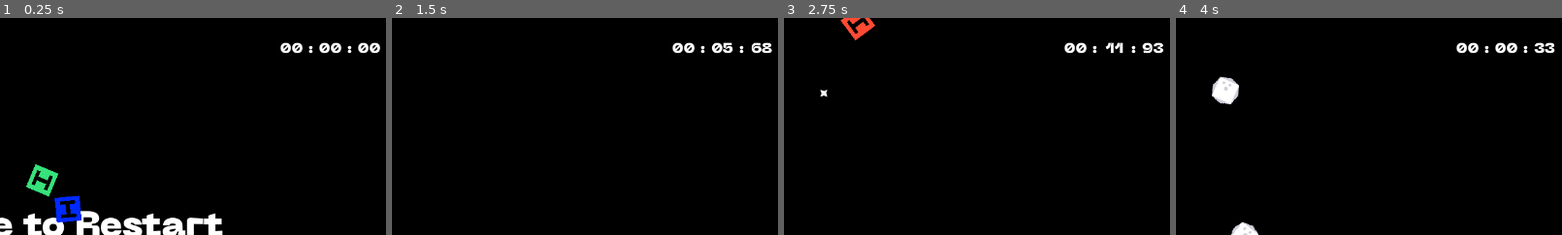
Above: before the commit, frames 1-4 (left to right).
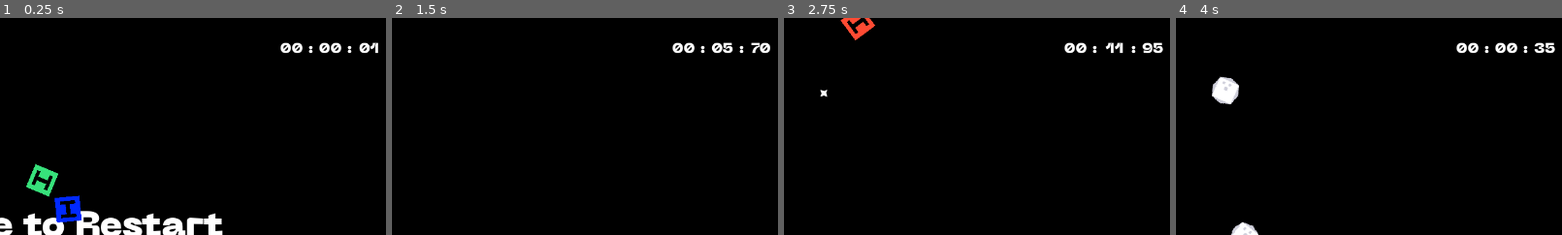
Above: after the commit, the same moments.

Repository: chrissearle/asteroids_starter
Game: Godot game, scene res://World.tscn
The game is run twice, just before and just after one commit, with the same random seed, the same clock (stepped at 60 frames per second) and the same inputs.
Inputs:
- Up to frame 1 (0.25 s): no input
- Up to frame 2 (1.5 s): tap Space (ui_select) at 0.5, 0.6, 1.35 s; hold Right (ui_right) 0.53-1.28 s; tap Enter (ui_accept) at 0.77 s; hold Left (ui_left) from 1.28 s (still down)
- Up to frame 3 (2.75 s): tap Enter (ui_accept) at 1.52 s; release Left (ui_left) at 2.03 s; hold Right (ui_right) from 2.03 s (still down); tap Space (ui_select) at 2.1 s
- Up to frame 4 (4 s): release Right (ui_right) at 2.78 s; hold Up (ui_up) 2.78-3.53 s; tap Space (ui_select) at 2.85, 3.5, 3.6 s; tap Enter (ui_accept) at 3.02, 3.77 s; hold Left (ui_left) from 3.53 s (still down)
The pictures show only the part of the screen within x 50-100%, y 0-50%; the shares and areas given below are measured in that part.

The runs differ from the first frame. In frame 1, 0.2% of the frame differs, in the area x 92-99%, y 11-17%; in frame 2, 0.2%; in frame 3, less than 0.1%; in frame 4, less than 0.1%.

Commit message:
ScoreTime autoload

Diff:
--- /dev/null
+++ b/game/Globals/ScoreTime.gd
@@ -0,0 +1,18 @@
+extends Node
+
+var time_elapsed := 0.0
+
+func reset() -> void:
+	time_elapsed = 0.0
+
+func minutes() -> float:
+	return time_elapsed / 60
+
+func seconds() -> float:
+	return fmod(time_elapsed, 60)
+
+func milliseconds() -> float:
+	return fmod(time_elapsed, 1) * 100
+
+func add(val: float) -> void:
+	time_elapsed += val
--- a/game/Player/Player.gd
+++ b/game/Player/Player.gd
@@ -35,7 +35,7 @@
 		bullet_instance.set_direction(rotation)
 		get_parent().add_child(bullet_instance)
 		AudioManager.play("res://Sounds/shoot.wav")
-		get_parent().bullet_fired()
+		ScoreTime.add(5)
 		bullet_instance.hit.connect(bullet_hit)
 
 func bullet_hit(area: Asteroid) -> void:
--- a/game/TimeDisplay.gd
+++ b/game/TimeDisplay.gd
@@ -4,7 +4,7 @@
 @onready var seconds_label: = $Seconds
 @onready var milliseconds_label: = $Milliseconds
 
-func set_time(minutes, seconds, milliseconds):
-	minutes_label.text = "%02d" % [minutes]
-	seconds_label.text = "%02d" % [seconds]
-	milliseconds_label.text = "%02d" % [milliseconds]
+func _process(delta: float) -> void:
+	minutes_label.text = "%02d" % [ScoreTime.minutes()]
+	seconds_label.text = "%02d" % [ScoreTime.seconds()]
+	milliseconds_label.text = "%02d" % [ScoreTime.milliseconds()]
--- a/game/World.gd
+++ b/game/World.gd
@@ -38,8 +38,6 @@
 var asteroid_count: = 0
 var break_count: = 3
 
-var time_elapsed := 0.0
-
 var alive: = true
 
 func _ready() -> void:
@@ -51,33 +49,23 @@
 	for _i in range(start_count):
 		build_asteroid(true)
 
-	time_elapsed = 0.0
+	ScoreTime.reset()
 
 func _process(delta: float) -> void:
-	var minutes = time_elapsed / 60
-	var seconds = fmod(time_elapsed, 60)
-	var milliseconds = fmod(time_elapsed, 1) * 100
-
 	if (asteroid_count <= 0 or not alive):
 		restart_label.visible = true
 		final_time_label.visible = true
-		final_time_label.text = "Time %02d:%02d:%02d" % [minutes, seconds, milliseconds]
+		final_time_label.text = "Time %02d:%02d:%02d" % [ScoreTime.minutes(), ScoreTime.seconds(), ScoreTime.milliseconds()]
 
 		if Input.is_action_pressed("ui_accept"):
 			get_tree().reload_current_scene()
 	else:
-		time_elapsed += delta
-
-		time_display.set_time(minutes, seconds, milliseconds)
-
+		ScoreTime.add(delta)
 
 func kill_player():
 	AudioManager.play("res://Sounds/die.wav")
 	player.queue_free()
 	alive = false
-
-func bullet_fired() -> void:
-	time_elapsed += 5
 
 func hit(area: Asteroid):
 	var large = area.large
--- a/game/project.godot
+++ b/game/project.godot
@@ -18,6 +18,7 @@
 [autoload]
 
 AudioManager="*res://Globals/AudioManager.gd"
+ScoreTime="*res://Globals/ScoreTime.gd"
 
 [display]
 
